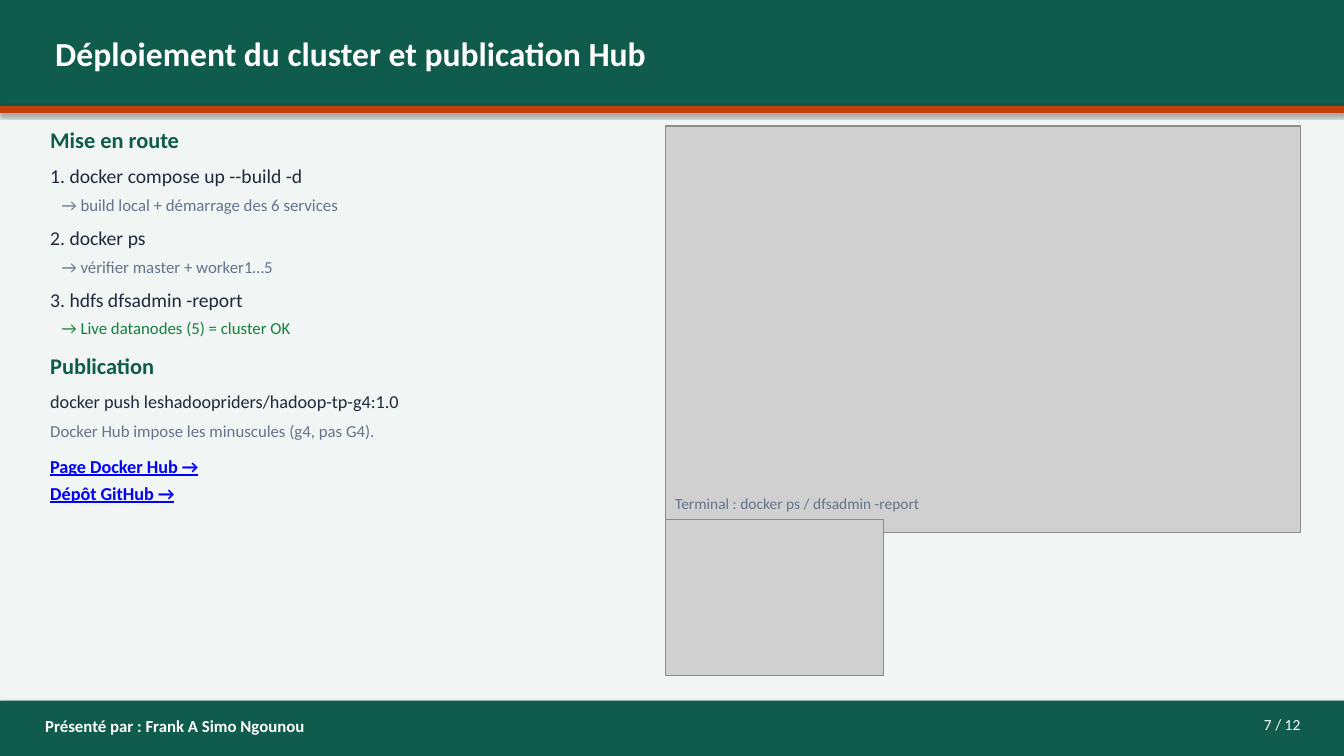
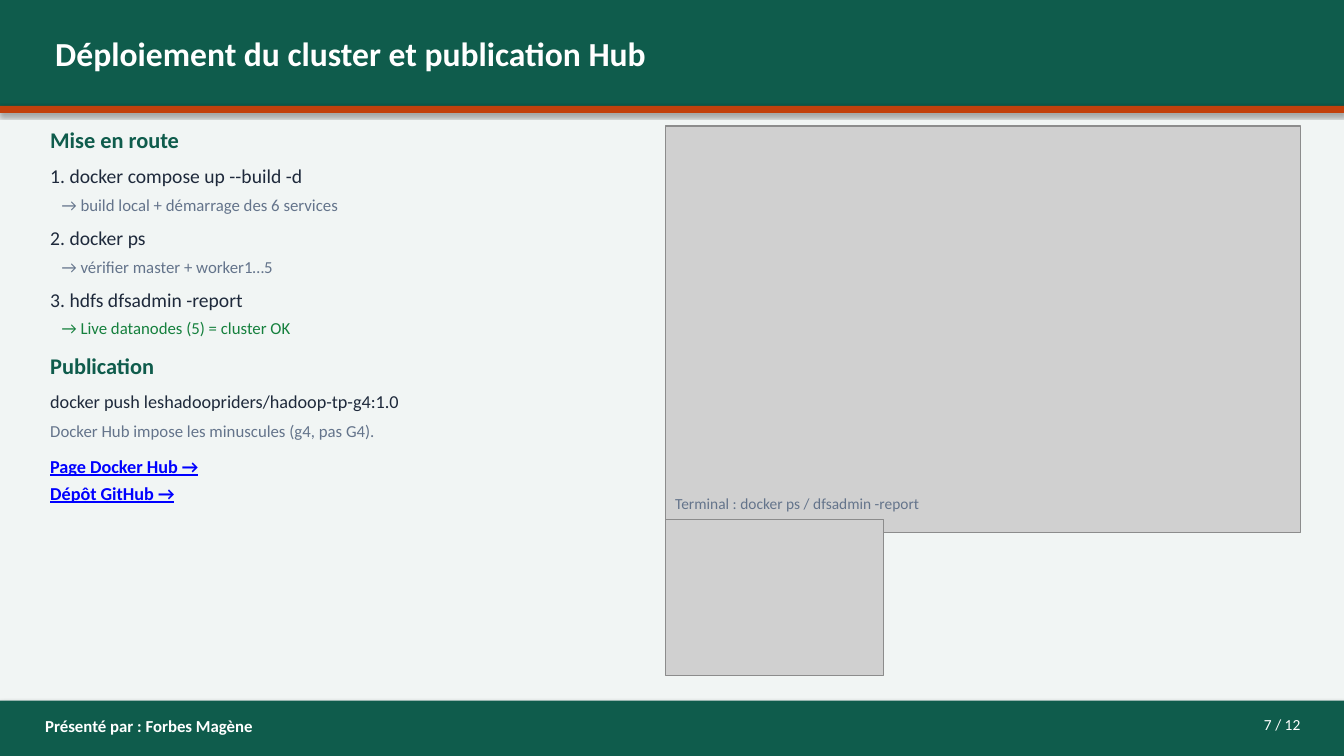
Before and after one commit to asinyopetro/Les_Hadoop_Riders_G4, a slide deck: slide 7 of presentation/PRESENTATION-G4-Les_Hadoop_Riders.pptx. Drawn at 1344x756 pixels with LibreOffice and Linux fonts; fonts in the diff are those of the drawing; grey boxes stand for pictures. Boxes give left, top, right and bottom in pixels: in the first picture for what was removed or moved away, otherwise in the second. Text is boxed around its words. In the diff, an @@ line names an element or a change of style, - is before the commit and + after.

```diff
--- a/presentation/PRESENTATION-G4-Les_Hadoop_Riders.pptx
+++ b/presentation/PRESENTATION-G4-Les_Hadoop_Riders.pptx
@@ text at [45, 720, 253, 735]: text changed @@
-Présenté par : Frank A Simo Ngounou
+Présenté par : Forbes Magène
```
Also in this commit, not shown: 8 other slides changed, 3 other files.
